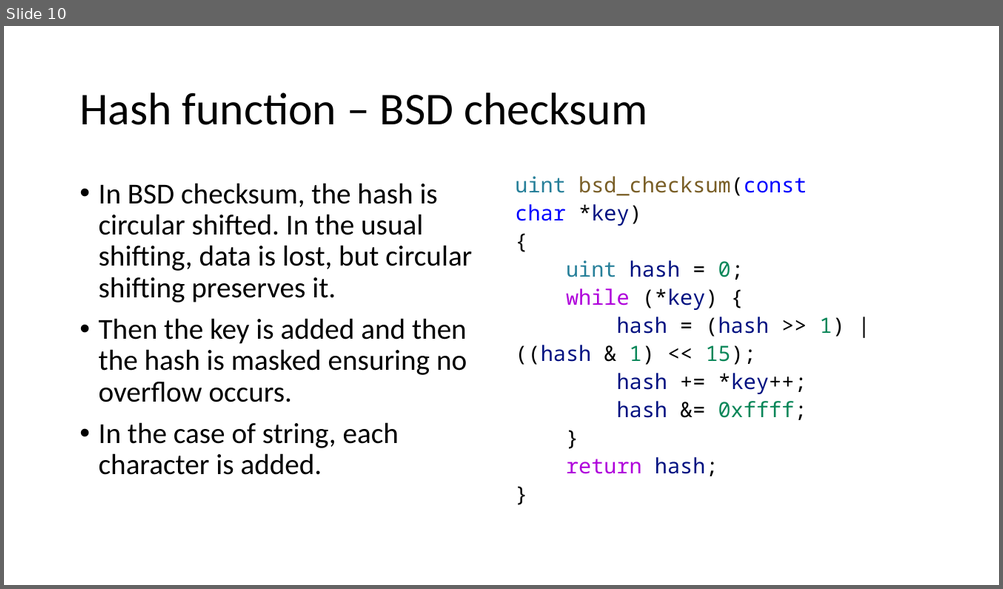
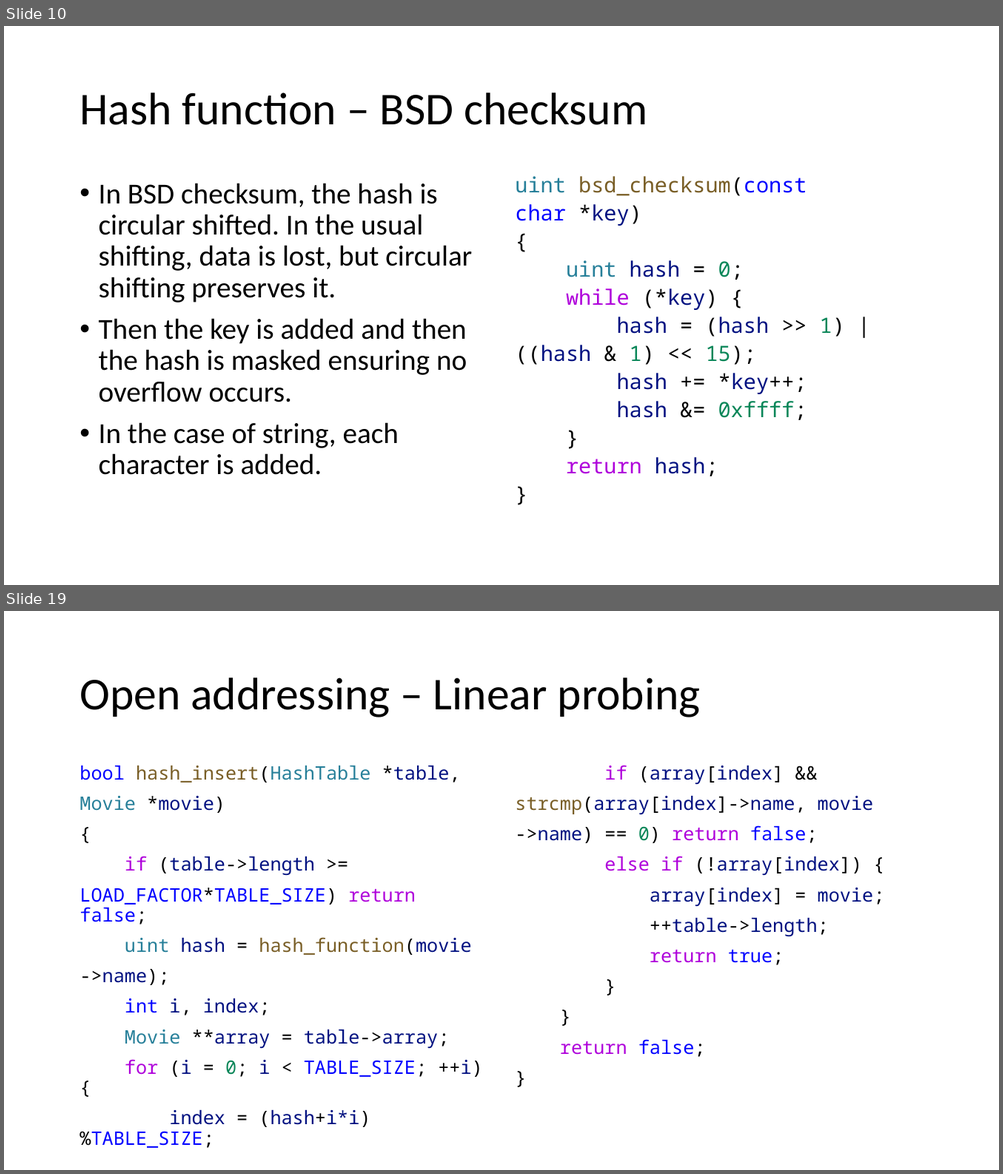
Before and after one commit to duskygloom/data_structures, a slide deck: hash_table_presentation/hashing.pptx. Shown one above the other, each under a label of ours: slide 10 before the commit, slides 10 and 19 after it; the slides between them are not shown. The pictures are 1003x589 and 1003x1174 pixels, drawn with LibreOffice and Linux fonts; fonts in the diff are those of the drawing. Boxes give left, top, right and bottom in pixels: in the first picture for what was removed or moved away, otherwise in the second. Text is boxed around its words. In the diff, an @@ line names an element or a change of style, - is before the commit and + after.

```diff
--- a/hash_table_presentation/hashing.pptx
+++ b/hash_table_presentation/hashing.pptx
@@ slide 19 added at box(4, 611, 999, 1170), background #FFFFFF @@
@@ title added at box(79, 678, 700, 718), 44 pt, text #000000 @@
+Open addressing – Linear probing
@@ text added at box(79, 766, 482, 1148), 18 pt, text #001080 @@
+bool hash_insert(HashTable *table,
+Movie *movie)
+{
+if (table->length >=
+LOAD_FACTOR*TABLE_SIZE) return false;
+uint hash = hash_function(movie
+->name);
+int i, index;
+Movie **array = table->array;
+for (i = 0; i < TABLE_SIZE; ++i) {
+index = (hash+i*i)%TABLE_SIZE;
@@ text added at box(515, 765, 885, 1057), 18 pt, text #001080 @@
+if (array[index] &&
+strcmp(array[index]->name, movie
+->name) == 0) return false;
+else if (!array[index]) {
+array[index] = movie;
+++table->length;
+return true;
+}
+}
+return false;
+}
```
Also in this commit, not shown: 6 slides changed, 3 other slides added, 3 other files.
